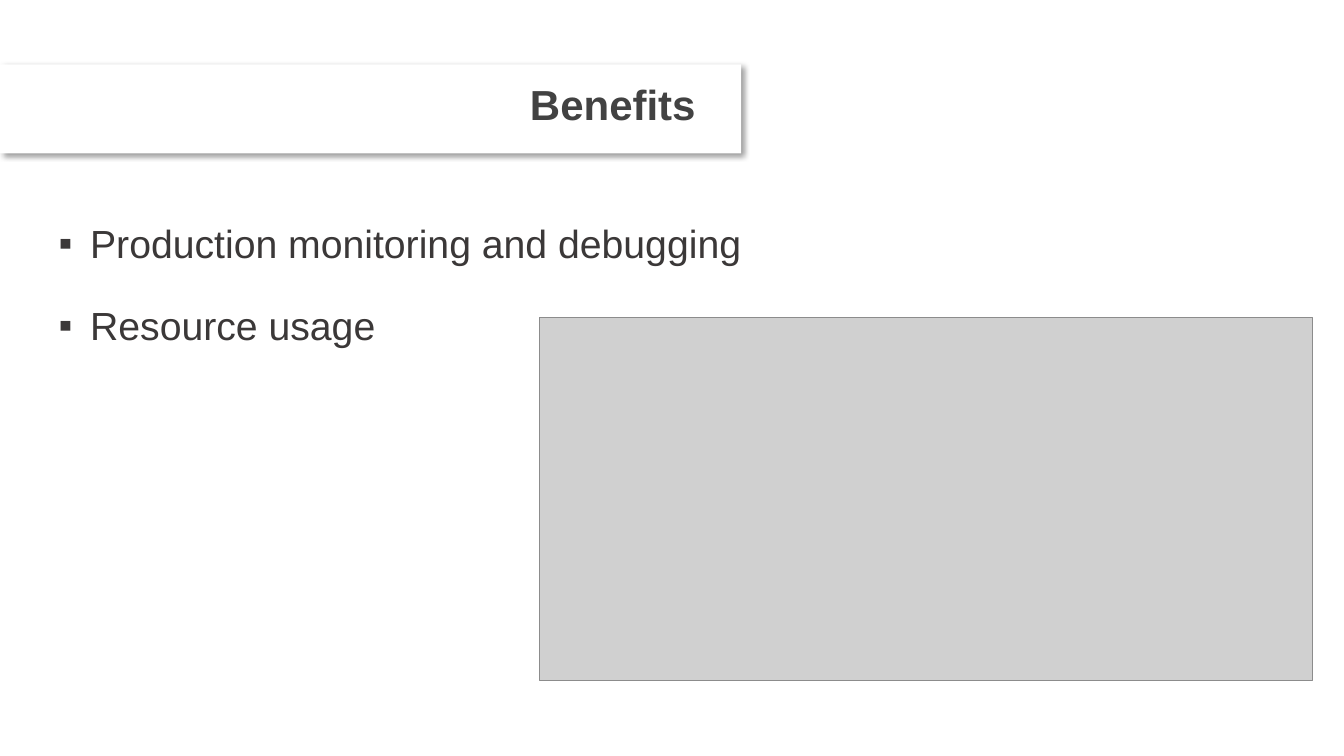
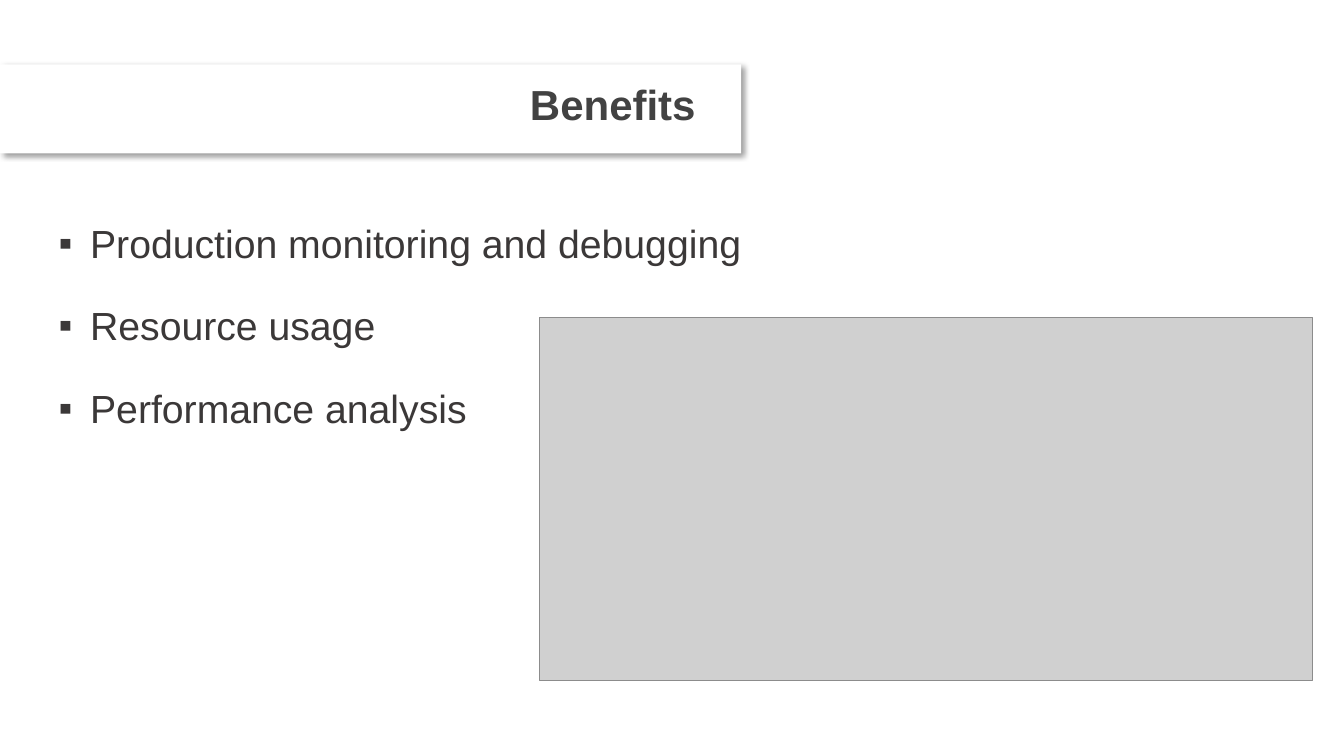
Before and after one commit to DevDay2019-AxonActive/DevDay2019---Advanced-Java, a slide deck: slide 2 of presentations/Log analyze.pptx. Drawn at 1344x756 pixels with LibreOffice and Linux fonts; fonts in the diff are those of the drawing; grey boxes stand for pictures; background and template pictures are left out. Boxes give left, top, right and bottom in pixels: in the first picture for what was removed or moved away, otherwise in the second. Text is boxed around its words. In the diff, an @@ line names an element or a change of style, - is before the commit and + after.

```diff
--- a/presentations/Log analyze.pptx
+++ b/presentations/Log analyze.pptx
@@ text at [90,394,467,431]: paragraph added @@
+▪ Performance analysis
```
Also in this commit, not shown: 1 other slide changed, 2 slides added, 1 slide removed.
